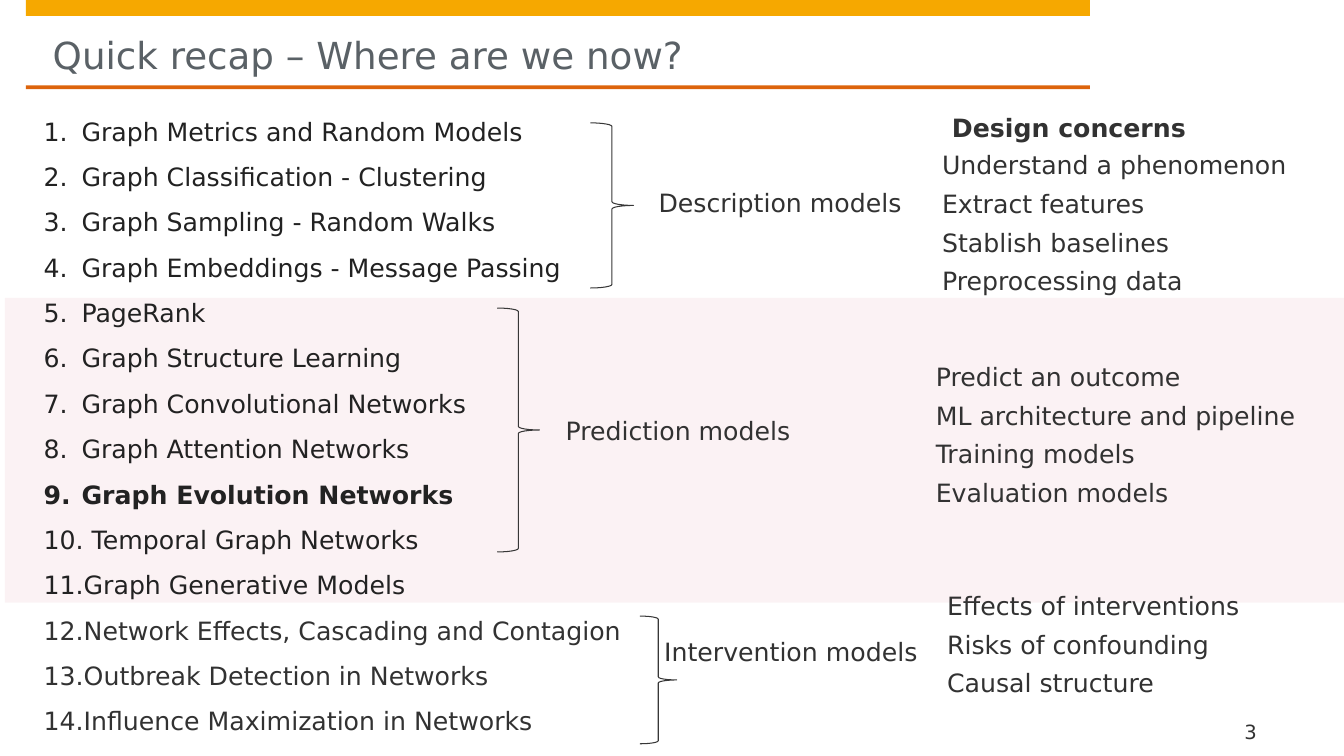
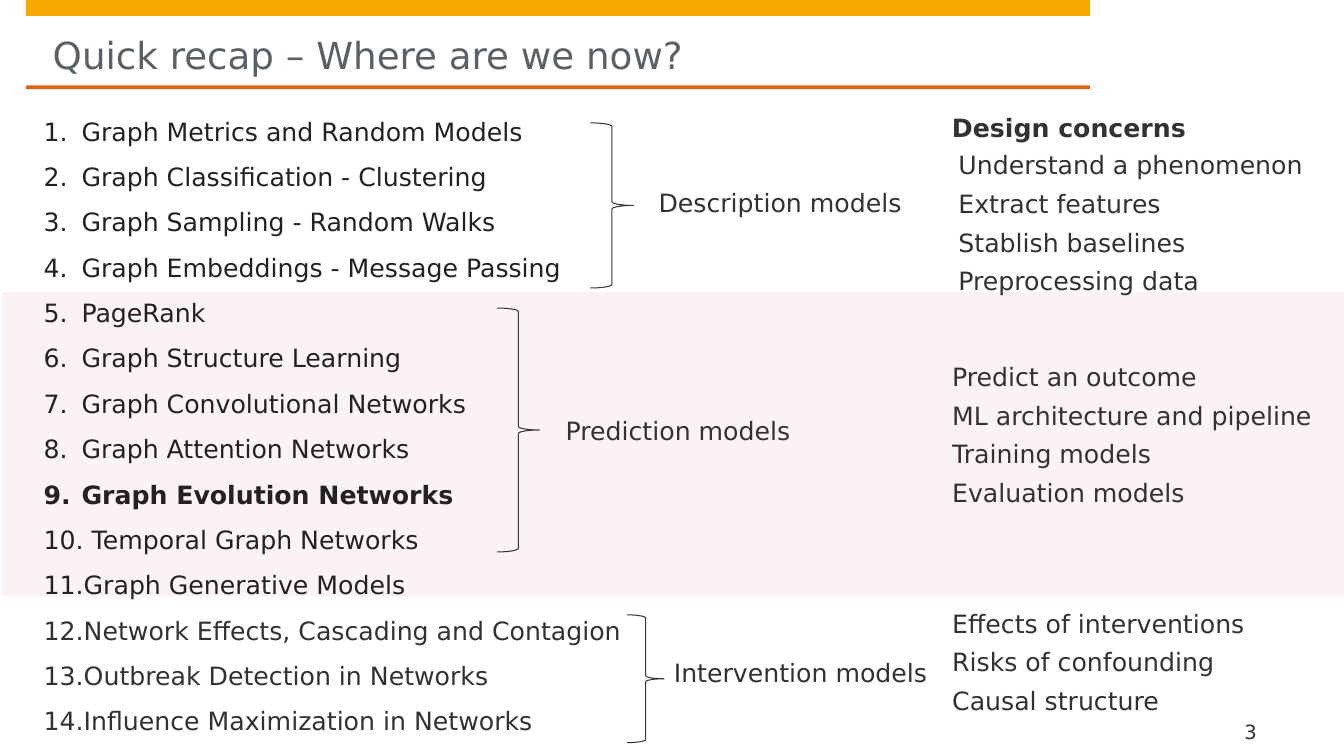
Before and after one commit to hpi-sam/GNN-Course-2020, a slide deck: slide 3 of 10. Temporal Graph Networks.pptx. Drawn at 1344x756 pixels with LibreOffice and Linux fonts; fonts in the diff are those of the drawing; background and template pictures are left out. Boxes give left, top, right and bottom in pixels: in the first picture for what was removed or moved away, otherwise in the second. Text is boxed around its words. In the diff, an @@ line names an element or a change of style, - is before the commit and + after.

```diff
--- a/10. Temporal Graph Networks.pptx
+++ b/10. Temporal Graph Networks.pptx
@@ text "Understand a phenomenon": place and size @@
-text "Understand a phenomenon" at [942, 155, 1286, 296]
+text "Understand a phenomenon" at [958, 155, 1302, 296]
@@ rectangle: place and size @@
-rectangle at [5, 297, 1344, 603]
+rectangle at [2, 291, 1344, 597]
@@ text "Predict an outcome": place and size @@
-text "Predict an outcome" at [936, 367, 1295, 503]
+text "Predict an outcome" at [952, 367, 1312, 503]
@@ right brace: place and size @@
-right brace at [640, 616, 678, 744]
+right brace at [627, 615, 664, 743]
@@ text "Effects of interventions": place and size @@
-text "Effects of interventions" at [947, 596, 1239, 693]
+text "Effects of interventions" at [952, 614, 1244, 711]
@@ text "Intervention models": place and size @@
-text "Intervention models" at [664, 642, 918, 662]
+text "Intervention models" at [674, 663, 928, 683]
```
Also in this commit, not shown: 2 other slides changed, 4 slides added, 1 slide removed.
